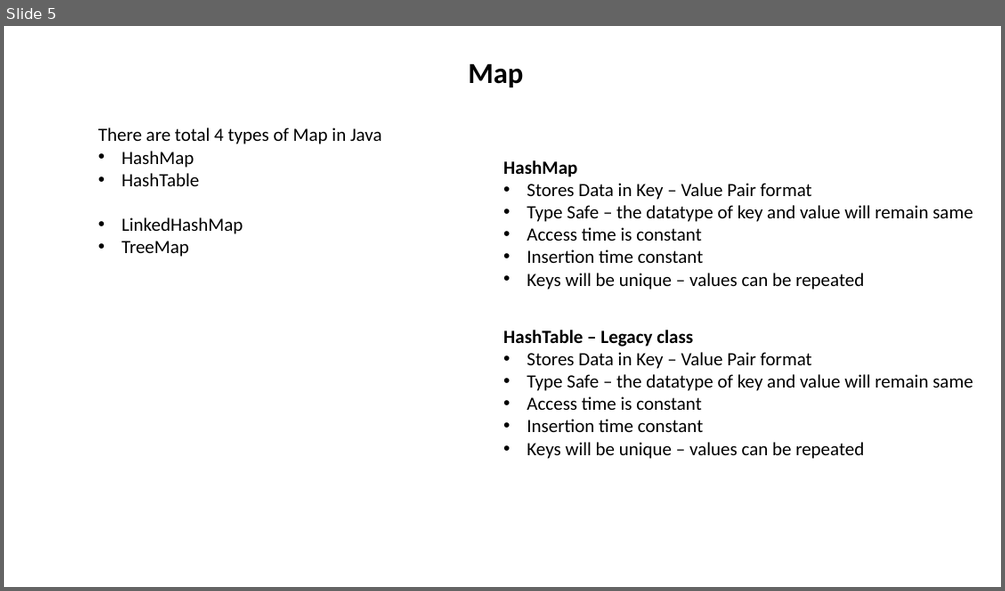
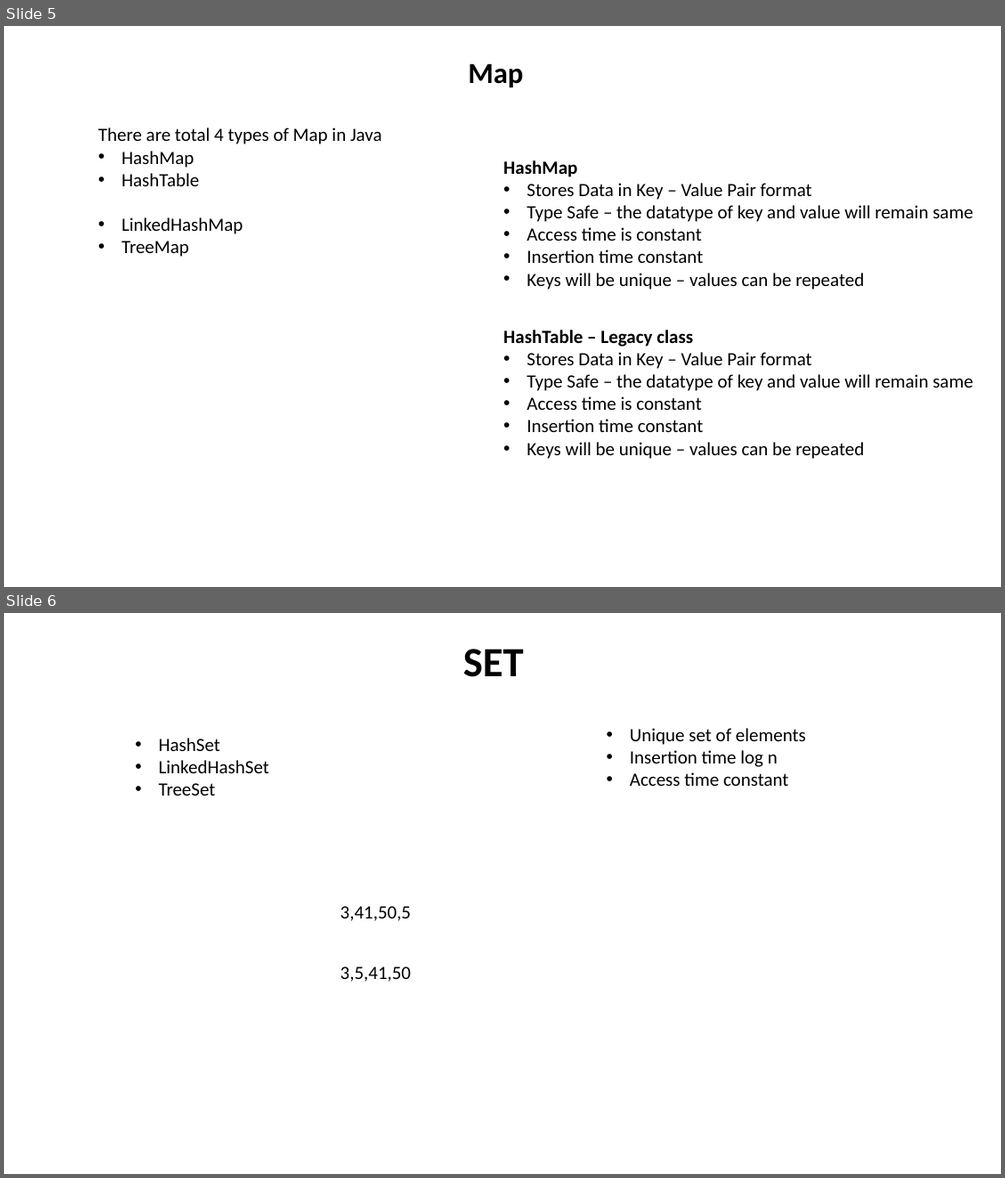
Before and after one commit to J-Subhradeep/java-batch2-2024, a slide deck: syllabus.pptx. Shown one above the other, each under a label of ours: slide 5 before the commit, slides 5 and 6 after it. The pictures are 1005x591 and 1005x1178 pixels, drawn with LibreOffice and Linux fonts; fonts in the diff are those of the drawing. Boxes give left, top, right and bottom in pixels: in the first picture for what was removed or moved away, otherwise in the second. Text is boxed around its words. In the diff, an @@ line names an element or a change of style, - is before the commit and + after.

```diff
--- a/syllabus.pptx
+++ b/syllabus.pptx
@@ slide 6 added at [4, 613, 1001, 1174], background #FFFFFF @@
@@ text added at [463, 649, 524, 677], 40 pt, text #000000, bold @@
+SET
@@ text added at [159, 738, 269, 795], 18 pt, text #000000 @@
+• HashSet
+• LinkedHashSet
+• TreeSet
@@ text added at [630, 728, 806, 786], 18 pt, text #000000 @@
+• Unique set of elements
+• Insertion time log n
+• Access time constant
@@ text added at [340, 906, 411, 921], 18 pt, text #000000 @@
+3,41,50,5
@@ text added at [340, 966, 411, 981], 18 pt, text #000000 @@
+3,5,41,50
```
Also in this commit, not shown: 9 other files.
